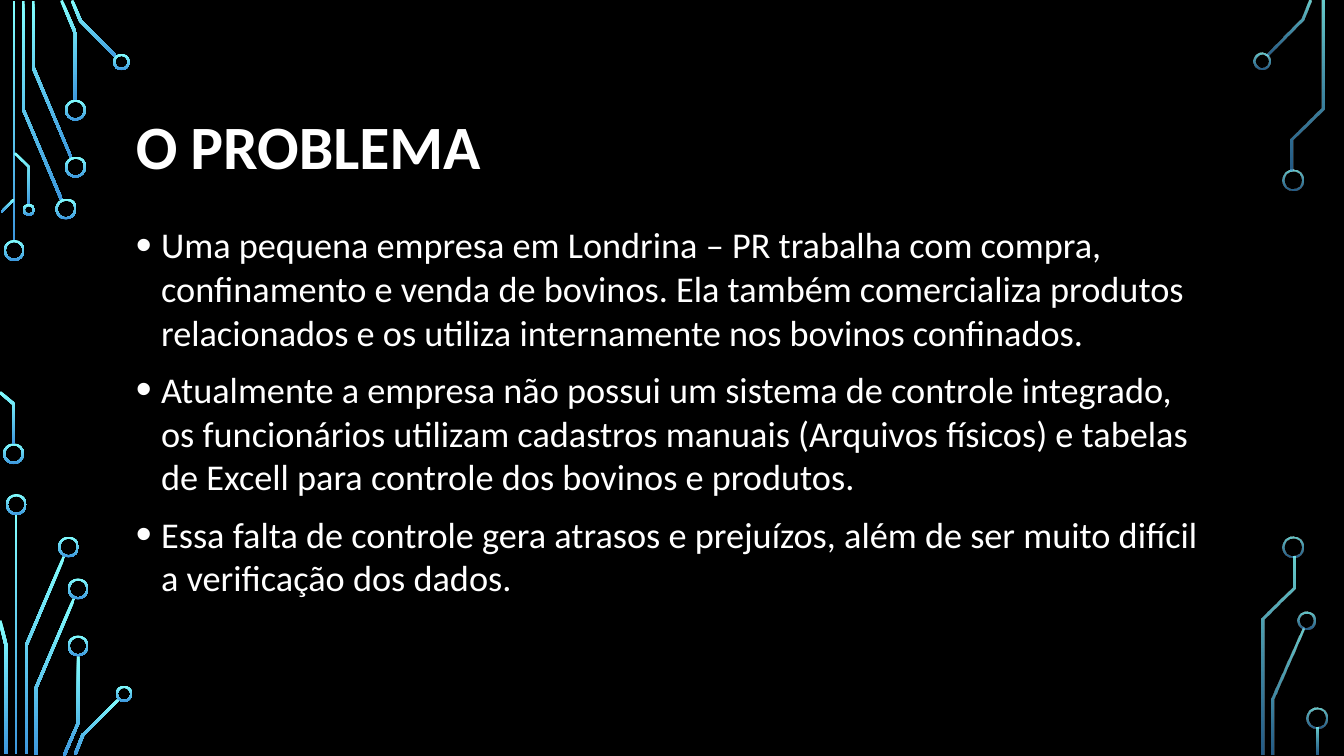
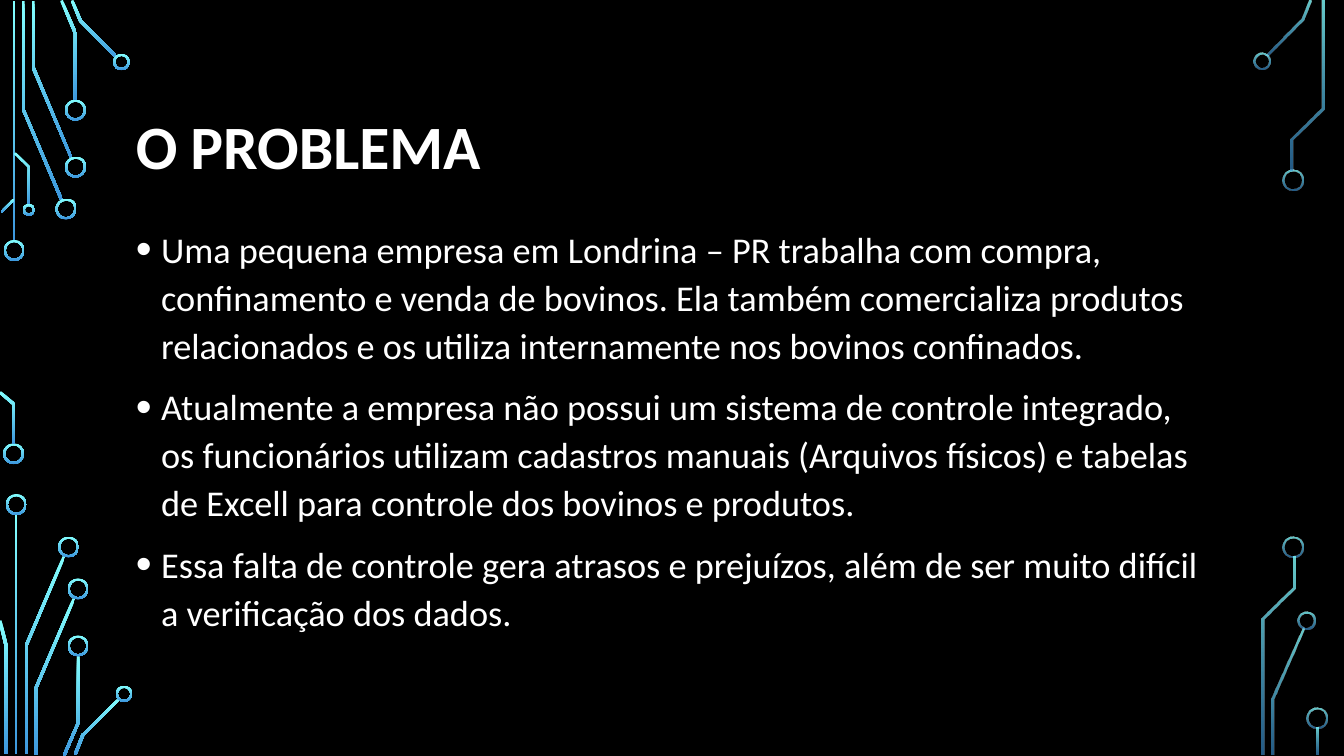
Before and after one commit to chav1985/GerenciamentoBovinos, a slide deck: slide 2 of GerenciamentoBovinos/Documentação/Apresentação/SISTEMA DE GERENCIAMENTO DE BOVINOS.pptx. Drawn at 1344x756 pixels with LibreOffice and Linux fonts; fonts in the diff are those of the drawing; background and template pictures are left out. Boxes give left, top, right and bottom in pixels: in the first picture for what was removed or moved away, otherwise in the second. Text is boxed around its words. In the diff, an @@ line names an element or a change of style, - is before the commit and + after.

Commit message:
Slides

```diff
--- a/GerenciamentoBovinos/Documentação/Apresentação/SISTEMA DE GERENCIAMENTO DE BOVINOS.pptx
+++ b/GerenciamentoBovinos/Documentação/Apresentação/SISTEMA DE GERENCIAMENTO DE BOVINOS.pptx
@@ text "Uma pequena empresa em Londrina ..." at (161,237,1197,632): line spacing 1 to 1.1 @@
```
Also in this commit, not shown: 1 other slide changed, 6 slides added, 1 slide removed.
